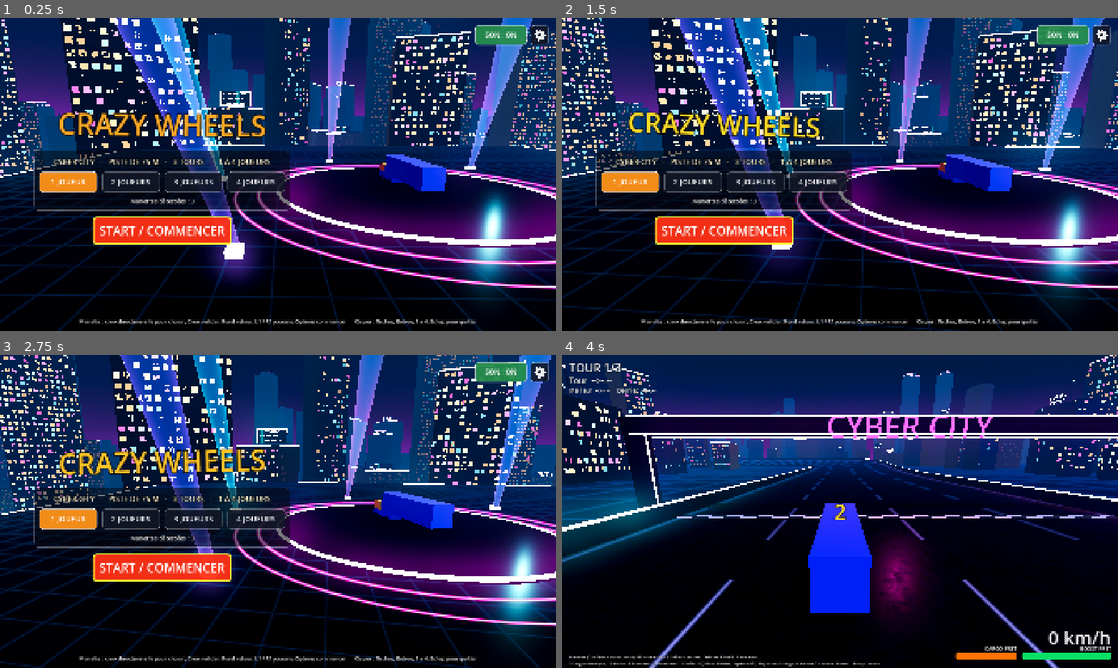
Above: before the commit, frames 1-4 (two rows, left to right).
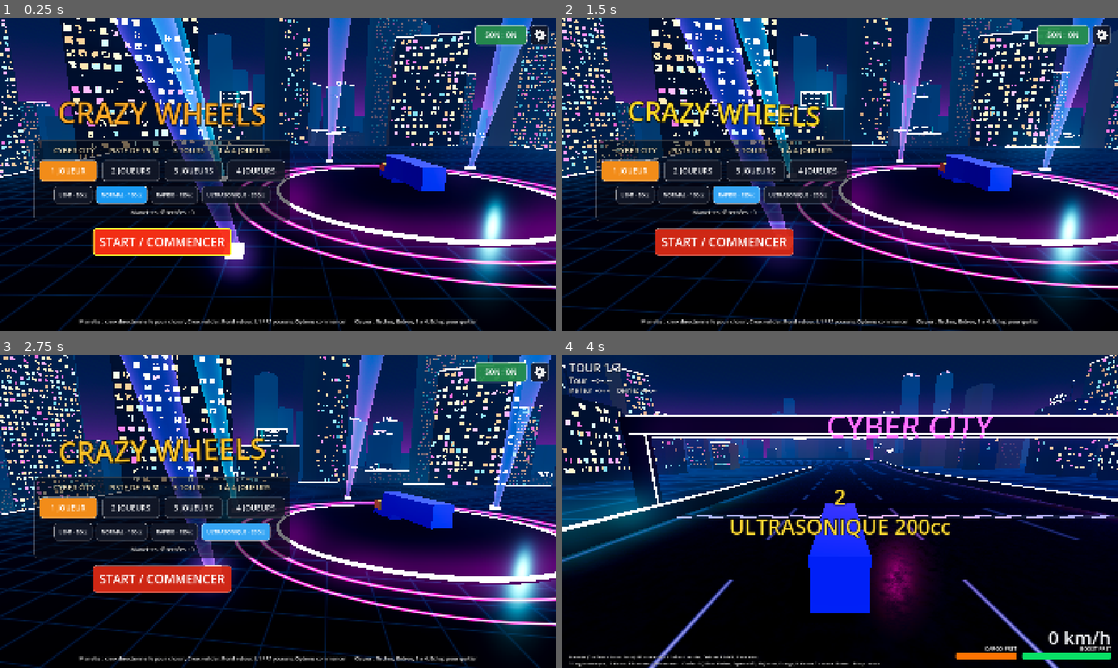
Above: after the commit, the same moments.

Repository: Shoz567/course-camions
Game: Godot game, scene res://ui/main_menu.tscn
Same seed, same stepped clock (60 frames per second), same inputs: the game is played once before the commit and once after it.
Inputs (mouse positions are in pixels of both pictures, inside the frame that each line leads up to):
- Up to frame 1 (0.25 s): no input
- Up to frame 2 (1.5 s): click (634, 193) at 0.5 s, where only the run after the commit has a clickable "LENT · 50cc"; click (734, 193) at 1.25 s, where only the run after the commit has a clickable "RAPIDE · 150cc"
- Up to frame 3 (2.75 s): click (233, 530) at 2 s, where only the run after the commit has a clickable "ULTRASONIQUE · 200cc"
- Up to frame 4 (4 s): click "START / COMMENCER" at 2.75 s; tap Enter (ui_accept) at 3.5, 3.77 s; move the mouse to (962, 495) at 3.52 s; hold D from 3.53 s (still down); tap Space at 3.6 s; click (962, 495) at 3.67 s

The runs differ from the first frame. In frame 1, 11% of the frame differs, in the area x 6-53%, y 26-76%; in frame 2, 11%; in frame 3, 12%; in frame 4, 1.2%.

Commit message:
menu: ajoute le choix de la categorie de vitesse
Quatre categories facon cylindree (GameState.SPEED_CLASSES) : Lent
50cc (110 km/h), Normal 100cc (150 km/h, le reglage mesure), Rapide
150cc (185 km/h), Ultrasonique 200cc (225 km/h). Chacune regle la
vitesse max, la poussee (moteur et boost), l'adherence laterale et la
nervosite de la direction, sur une copie du reglage de base.

Rangee de boutons dans le menu, choix garde dans GameState et applique
par LocalRace a chaque camion ; rappele sous le compte a rebours.

Test : speed_class_test (vitesses max atteintes et ordonnees, reglage
de base intact, categorie appliquee a la course) ; main_menu_test.

Co-Authored-By: Claude Opus 5.5 <noreply@anthropic.com>

Diff:
--- a/game/dev/local_race.gd
+++ b/game/dev/local_race.gd
@@ -145,6 +145,8 @@
 	visual.external_model = MODELS[i]
 	visual.mock_tint = TINTS[i]
 	t.transform = track.get_start_transform(i)   # pose d'un camion immobile
+	# categorie de vitesse du menu (Normal par defaut : le reglage mesure)
+	t.tuning = GameStateNode.speed_tuning(t.tuning, GameState.speed_class)
 	add_child(t)
 	p.truck = t
 	race.watch(t)
@@ -285,7 +287,9 @@
 		var r := race.racer(p.truck)
 		p.hud.set_standings(standings)
 		if state == State.COUNTDOWN:
-			p.hud.set_center_message(str(maxi(3 - floori(elapsed / 60.0), 1)), Color(1.0, 0.85, 0.2))
+			var c: Dictionary = GameStateNode.SPEED_CLASSES[GameState.speed_class]
+			p.hud.set_center_message("%d\n%s %s" % [maxi(3 - floori(elapsed / 60.0), 1),
+				String(c["name"]).to_upper(), c["cc"]], Color(1.0, 0.85, 0.2))
 		elif r != null and r.finished:
 			var rank := _finish_order.find(p.truck) + 1
 			var more := "\nOptions / Entree : rejouer   Create / Echap : menu" if state == State.FINISHED \
--- a/game/gameplay/game_state.gd
+++ b/game/gameplay/game_state.gd
@@ -8,9 +8,40 @@
 ## pendant toute la course (cf. docs/INPUT_SPEC.md §5). Ne reattribue jamais
 ## un slot en cours de course.
 ##
-## Pour l'instant : le nombre de joueurs choisi dans le menu principal, lu par
-## la course locale. Le mapping device -> slot est fixe (joueur i = manette i).
+## Pour l'instant : le nombre de joueurs et la categorie de vitesse choisis
+## dans le menu principal, lus par la course locale. Le mapping device -> slot
+## est fixe (joueur i = manette i).
+
+## Categorie de vitesse, facon cylindree de Mario Kart.
+enum SpeedClass { SLOW, NORMAL, FAST, ULTRA }
+
+## Par categorie : nom, cylindree, vitesse max (km/h), multiplicateurs
+## d'acceleration, d'adherence laterale (plus d'appui aux grandes vitesses) et
+## de nervosite de la direction. NORMAL = le reglage mesure (baseline.json).
+const SPEED_CLASSES: Array[Dictionary] = [
+	{"name": "Lent", "cc": "50cc", "top_kmh": 110.0, "accel": 0.75, "grip": 1.0, "steer": 0.9},
+	{"name": "Normal", "cc": "100cc", "top_kmh": 150.0, "accel": 1.0, "grip": 1.0, "steer": 1.0},
+	{"name": "Rapide", "cc": "150cc", "top_kmh": 185.0, "accel": 1.25, "grip": 1.06, "steer": 1.12},
+	{"name": "Ultrasonique", "cc": "200cc", "top_kmh": 225.0, "accel": 1.55, "grip": 1.12, "steer": 1.25},
+]
+
+## Categorie choisie dans le menu (garde entre deux courses).
+var speed_class: int = SpeedClass.NORMAL
 
 ## Nombre de joueurs demande par le menu (1 a 4). 0 = rien de demande : la
 ## scene de course garde sa propre valeur (tests, lancement direct).
 var requested_players: int = 0
+
+
+## Reglage d'un camion pour une categorie de vitesse : copie du reglage de
+## base (jamais modifie), vitesse max, poussee, adherence, direction.
+static func speed_tuning(base: VehicleTuning, speed_class_index: int) -> VehicleTuning:
+	var c: Dictionary = SPEED_CLASSES[clampi(speed_class_index, 0, SPEED_CLASSES.size() - 1)]
+	var t := base.duplicate() as VehicleTuning
+	t.top_speed_kmh = float(c["top_kmh"])
+	t.engine_accel_ms2 = base.engine_accel_ms2 * float(c["accel"])
+	t.boost_accel_ms2 = base.boost_accel_ms2 * float(c["accel"])
+	t.lateral_grip_g = base.lateral_grip_g * float(c["grip"])
+	t.steer_rate_deg_per_tick = base.steer_rate_deg_per_tick * float(c["steer"])
+	t.reverse_top_speed_kmh = minf(base.reverse_top_speed_kmh, t.top_speed_kmh * 0.5)
+	return t
--- a/game/tests/scenes/main_menu_test.gd
+++ b/game/tests/scenes/main_menu_test.gd
@@ -118,6 +118,12 @@
 			_click(_menu.sound_button, true)
 		45: _click(_menu.sound_button, false)
 		48: _seen["unmute"] = AudioServer.is_bus_mute(AudioServer.get_bus_index("Master"))
+		50: _click(_menu.speed_buttons[2], true)
+		51: _click(_menu.speed_buttons[2], false)
+		54:
+			_seen["speed"] = [GameState.speed_class, _menu.speed_buttons[2].button_pressed,
+				_menu.speed_buttons[1].button_pressed]
+			_menu.select_speed(GameStateNode.SpeedClass.NORMAL)
 		60: _click(_menu.settings_button, true)
 		61: _click(_menu.settings_button, false)
 		64:
@@ -169,6 +175,9 @@
 	check("clic sur 2 JOUEURS : choisi et seul enfonce", _seen["click2"] == [2, true, false], str(_seen["click2"]))
 	check("son : un clic coupe le bus Master", _seen["mute"] == [true, "SON : OFF"], str(_seen["mute"]))
 	check("son : un second clic le remet", _seen["unmute"] == false)
+	check("vitesse : 4 categories, clic sur RAPIDE : choisie et seule enfoncee",
+		_menu.speed_buttons.size() == 4 and _seen.get("speed", []) == [GameStateNode.SpeedClass.FAST, true, false],
+		str(_seen.get("speed", [])))
 	check("roue crantee : panneau ouvert, FERMER selectionne", _seen["settings_open"])
 	check("Rond referme le panneau, focus sur la roue", _seen["settings_closed"])
 	check("parametres : schema de la manette affiche", _seen.get("diagram", false))
--- /dev/null
+++ b/game/tests/scenes/speed_class_test.gd
@@ -0,0 +1,65 @@
+extends PhysicsTest
+
+## Categories de vitesse du menu (GameState.SPEED_CLASSES, facon cylindree) :
+##   - quatre camions, un par categorie, plein gaz sur le plat : chacun atteint
+##     la vitesse max de sa categorie (+/- 4 %), et plus la categorie est
+##     haute, plus le 0 -> 80 km/h est court ;
+##   - le reglage de base (default_vehicle.tres) n'est jamais modifie ;
+##   - la course lancee depuis le menu (dev/race.tscn) applique la categorie
+##     choisie a chaque camion.
+
+const TICKS := 1000
+
+var _trucks: Array[Truck] = []
+var _frames: Array[InputFrame] = []
+var _t80: PackedInt32Array = [-1, -1, -1, -1]
+var _race_top: float = 0.0
+
+
+func _test_setup() -> void:
+	duration_ticks = TICKS
+	add_floor(4000.0)
+	var base := load("res://vehicles/default_vehicle.tres") as VehicleTuning
+	for k in 4:
+		var t := (load("res://vehicles/truck.tscn") as PackedScene).instantiate() as Truck
+		t.tuning = GameStateNode.speed_tuning(base, k)
+		t.position = Vector3(k * 40.0, 0.0, 1800.0)
+		add_child(t)
+		_trucks.append(t)
+		var f := InputFrame.new()
+		f.throttle = 1.0
+		_frames.append(f)
+	# course lancee depuis le menu en Ultrasonique
+	GameState.speed_class = GameStateNode.SpeedClass.ULTRA
+	GameState.requested_players = 1
+	var race := (load("res://dev/race.tscn") as PackedScene).instantiate() as Node3D
+	race.position = Vector3(0.0, -500.0, 0.0)
+	add_child(race)
+	var players: Array = race.get("players")
+	_race_top = (players[0].truck as Truck).tuning.top_speed_kmh
+	race.queue_free()
+	GameState.speed_class = GameStateNode.SpeedClass.NORMAL
+
+
+func _test_tick(t: int) -> void:
+	for k in 4:
+		_frames[k].tick = t
+		_trucks[k].set_input(_frames[k])
+		if _t80[k] < 0 and _trucks[k].get_speed_kmh() >= 80.0:
+			_t80[k] = t
+
+
+func _test_finish() -> void:
+	var tops := []
+	for k in 4:
+		tops.append(snappedf(_trucks[k].get_speed_kmh(), 0.1))
+	print("  INFO   vitesse finale %s km/h ; 0 -> 80 km/h en %s ticks" % [tops, _t80])
+	for k in 4:
+		var c: Dictionary = GameStateNode.SPEED_CLASSES[k]
+		check_near("%s (%s) : vitesse max (km/h)" % [c["name"], c["cc"]], tops[k], float(c["top_kmh"]),
+			float(c["top_kmh"]) * 0.04)
+	check("plus la categorie est haute, plus le 0 -> 80 est court",
+		_t80[0] > _t80[1] and _t80[1] > _t80[2] and _t80[2] > _t80[3], str(_t80))
+	var base := load("res://vehicles/default_vehicle.tres") as VehicleTuning
+	check("reglage de base intact", is_equal_approx(base.top_speed_kmh, 150.0), "%.1f" % base.top_speed_kmh)
+	check_near("course : categorie du menu appliquee (vitesse max, km/h)", _race_top, 225.0, 0.01)
--- /dev/null
+++ b/game/tests/scenes/speed_class_test.tscn
@@ -0,0 +1,6 @@
+[gd_scene load_steps=2 format=3]
+
+[ext_resource type="Script" path="res://tests/scenes/speed_class_test.gd" id="1"]
+
+[node name="speed_class_test" type="Node3D"]
+script = ExtResource("1")
--- a/game/ui/main_menu.gd
+++ b/game/ui/main_menu.gd
@@ -36,6 +36,7 @@
 var selected_players: int = 1
 var trucks: Array[Truck] = []
 var player_buttons: Array[Button] = []
+var speed_buttons: Array[Button] = []
 var title: Label
 var start_button: Button
 var sound_button: Button
@@ -155,6 +156,14 @@
 		get_viewport().set_input_as_handled()
 
 
+## Categorie de vitesse (0 = Lent .. 3 = Ultrasonique), gardee dans GameState
+## pour la course et les suivantes.
+func select_speed(k: int) -> void:
+	GameState.speed_class = clampi(k, 0, GameStateNode.SPEED_CLASSES.size() - 1)
+	for i in speed_buttons.size():
+		speed_buttons[i].set_pressed_no_signal(i == GameState.speed_class)
+
+
 ## Nombre de joueurs (borne a 1..4) : bouton enfonce, camions montres.
 func select_players(n: int) -> void:
 	var prev := selected_players
@@ -289,6 +298,27 @@
 		b.pressed.connect(select_players.bind(i + 1))
 		row.add_child(b)
 		player_buttons.append(b)
+
+	# categorie de vitesse, facon cylindree
+	var speed_row := HBoxContainer.new()
+	speed_row.name = "Speeds"
+	speed_row.alignment = BoxContainer.ALIGNMENT_CENTER
+	speed_row.add_theme_constant_override("separation", 12)
+	card_box.add_child(speed_row)
+	var speed_group := ButtonGroup.new()
+	for k in GameStateNode.SPEED_CLASSES.size():
+		var c: Dictionary = GameStateNode.SPEED_CLASSES[k]
+		var sbtn := Button.new()
+		sbtn.name = "Speed%d" % k
+		sbtn.text = "%s · %s" % [String(c["name"]).to_upper(), c["cc"]]
+		sbtn.toggle_mode = true
+		sbtn.button_group = speed_group
+		sbtn.custom_minimum_size = Vector2(0, 52)
+		_style_button(sbtn, Color(0.07, 0.09, 0.15, 0.88), Color(0.1, 0.6, 0.95), 18)
+		sbtn.pressed.connect(select_speed.bind(k))
+		speed_row.add_child(sbtn)
+		speed_buttons.append(sbtn)
+	select_speed(GameState.speed_class)
 
 	_pads_label = _label("", 20, 4)
 	_pads_label.horizontal_alignment = HORIZONTAL_ALIGNMENT_CENTER
Not shown, added: game/tests/scenes/speed_class_test.gd.uid
Not shown, changed: PLAN.md
